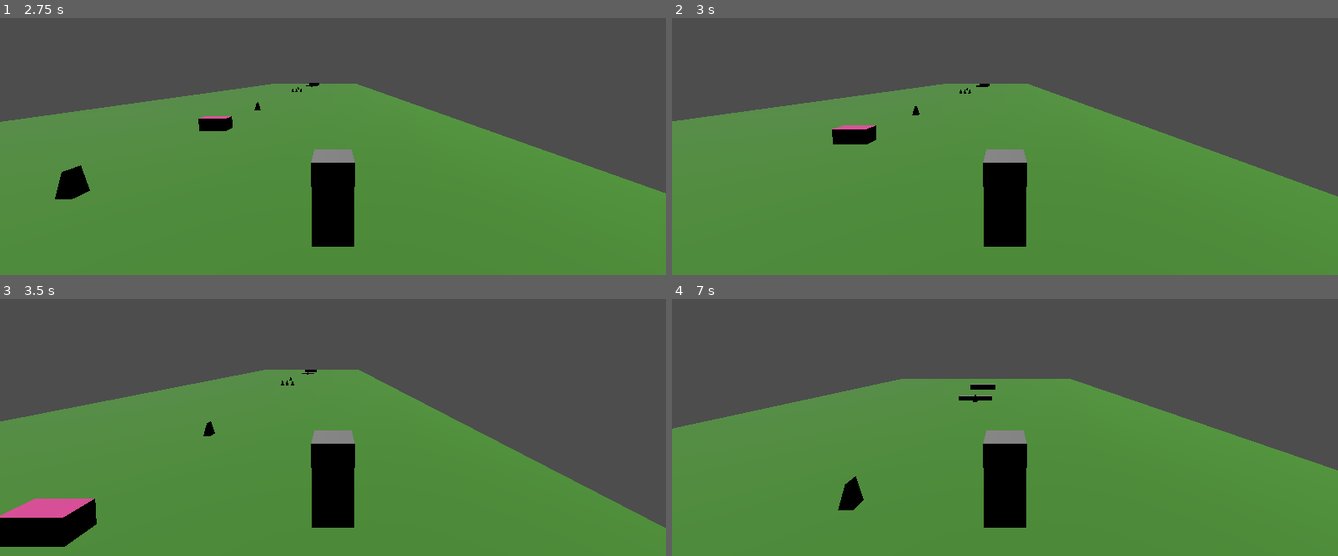
Above: before the commit, frames 1-4 (two rows, left to right).
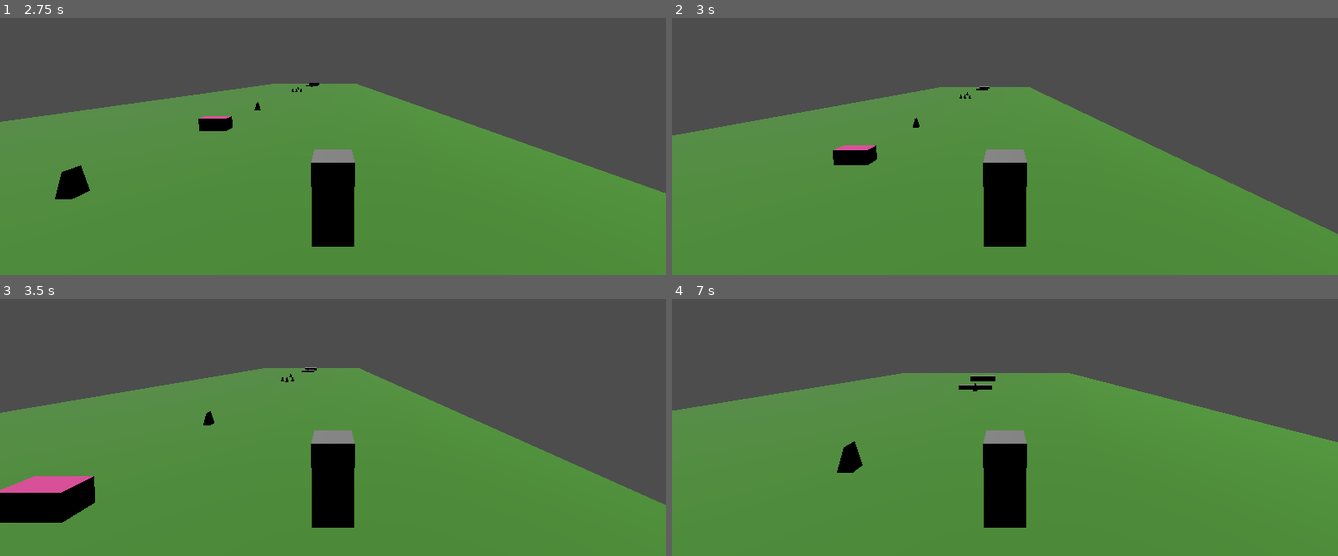
Above: after the commit, the same moments.

Repository: choooolo/Game-Dev
Game: Godot game, scene res://Week2_EndlessRunner/Scenes/EndlessRunner.tscn
Two runs of this game, one before a commit and one after it. Both use one fixed random seed, a clock stepped at 60 frames per second and the inputs below.
Inputs (mouse positions are in pixels of both pictures, inside the frame that each line leads up to):
- Up to frame 1 (2.75 s): tap Enter at 0.5, 0.8, 1.35 s; move the mouse to (479, 69) at 0.52 s; hold D (move_right) 0.53-1.28 s; hold Shift 0.53-1.28 s; click (479, 69) at 0.67 s; tap Space (ui_accept) at 0.77, 1.07, 1.52, 1.55, 1.82, 2.1 s; move the mouse to (199, 107) at 1.27 s; hold S (move_back) 1.28-2.03 s; click (199, 107) at 1.42 s; move the mouse to (outside the picture) at 2.02 s; hold D (move_right) from 2.03 s (still down); hold Shift from 2.03 s (still down); click (outside the picture) at 2.17 s
- Up to frame 2 (3 s): move the mouse to (971, 161) at 2.77 s; release D (move_right) at 2.78 s; release Shift at 2.78 s; hold W (move_forward) from 2.78 s (still down); tap Shift at 2.85 s; click (971, 161) at 2.92 s
- Up to frame 3 (3.5 s): keep holding W (move_forward); tap Space (ui_accept) at 3.02, 3.32 s; tap Enter at 3.05 s
- Up to frame 4 (7 s): move the mouse to (1204, 424) at 3.52 s; release W (move_forward) at 3.53 s; hold Enter 3.53-4.28 s; hold A (move_left) 3.53-5.03 s; click (1204, 424) at 3.67 s; tap Space (ui_accept) at 3.77, 3.8, 4.07, 4.52, 4.82, 6.02, 6.05, 6.32, 6.6, 6.77 s; tap Escape (ui_cancel) at 4.15 s; move the mouse to (805, 314) at 4.27 s; tap R at 4.35 s; click (805, 314) at 4.42 s; tap Shift at 4.55 s; move the mouse to (1038, 368) at 5.02 s; hold S (move_back) 5.03-5.78 s; hold Shift 5.03-5.78 s; click (1038, 368) at 5.17 s; tap Enter at 5.3, 5.85 s; move the mouse to (outside the picture) at 5.77 s; hold D (move_right) 5.78-6.53 s; click (outside the picture) at 5.92 s; move the mouse to (1151, 350) at 6.52 s; hold W (move_forward) from 6.53 s (still down); hold Shift from 6.53 s (still down); click (1151, 350) at 6.67 s

Frame 1 is identical in both runs. In frame 2, 6.2% of the frame differs, in the area x 0-100%, y 25-85%; in frame 3, 6.6%, in the area x 0-100%, y 26-97%; in frame 4, 5.6%.

Commit message:
Week3

Diff:
--- /dev/null
+++ b/game-dev/Week3_UI_Audio_AI/Scenes/Enemy.tscn
@@ -0,0 +1,34 @@
+[gd_scene format=3 uid="uid://cetwaqfyka3rc"]
+
+[ext_resource type="Script" uid="uid://dh5rvx4q6svsk" path="res://Week3_UI_Audio_AI/Scripts/Enemy.gd" id="1_vaeqf"]
+
+[sub_resource type="CapsuleMesh" id="CapsuleMesh_ygmva"]
+
+[sub_resource type="StandardMaterial3D" id="StandardMaterial3D_vaeqf"]
+albedo_color = Color(1, 0, 0, 1)
+
+[sub_resource type="CapsuleShape3D" id="CapsuleShape3D_06svo"]
+radius = 0.29882813
+height = 1.873996
+
+[sub_resource type="SphereShape3D" id="SphereShape3D_l7a0q"]
+radius = 5.0
+
+[node name="CharacterBody3D" type="CharacterBody3D" unique_id=545991430]
+script = ExtResource("1_vaeqf")
+
+[node name="MeshInstance3D" type="MeshInstance3D" parent="." unique_id=27574869]
+transform = Transform3D(0.5, 0, 0, 0, 1, 0, 0, 0, 0.5, 0, 0, 0)
+mesh = SubResource("CapsuleMesh_ygmva")
+surface_material_override/0 = SubResource("StandardMaterial3D_vaeqf")
+
+[node name="CollisionShape3D" type="CollisionShape3D" parent="." unique_id=100175470]
+transform = Transform3D(1, 0, 0, 0, 1, 0, 0, 0, 1, 0, 0.056288004, 0)
+shape = SubResource("CapsuleShape3D_06svo")
+
+[node name="DetectionArea" type="Area3D" parent="." unique_id=647056358]
+
+[node name="CollisionShape3D" type="CollisionShape3D" parent="DetectionArea" unique_id=1322135435]
+shape = SubResource("SphereShape3D_l7a0q")
+
+[node name="AudioPlayer" type="AudioStreamPlayer3D" parent="." unique_id=552657761]
--- /dev/null
+++ b/game-dev/Week3_UI_Audio_AI/Scenes/Week3_Main.tscn
@@ -0,0 +1,121 @@
+[gd_scene format=3 uid="uid://ko2wi3nnyg0b"]
+
+[ext_resource type="Script" uid="uid://dg6uac0ntbvqk" path="res://Week3_UI_Audio_AI/Scripts/Player.gd" id="1_swrn0"]
+[ext_resource type="Script" uid="uid://b5d082dvh2jcu" path="res://Week3_UI_Audio_AI/Scripts/UI.gd" id="2_1m3fx"]
+[ext_resource type="AudioStream" uid="uid://c2pvyquvf31at" path="res://Week3_UI_Audio_AI/Audio/music.mp3" id="3_o7bl5"]
+[ext_resource type="PackedScene" uid="uid://cetwaqfyka3rc" path="res://Week3_UI_Audio_AI/Scenes/Enemy.tscn" id="4_kbl88"]
+
+[sub_resource type="StandardMaterial3D" id="StandardMaterial3D_gh3cm"]
+albedo_color = Color(0.34100002, 0.62, 0.34565002, 0.8156863)
+
+[sub_resource type="BoxMesh" id="BoxMesh_swrn0"]
+material = SubResource("StandardMaterial3D_gh3cm")
+
+[sub_resource type="BoxShape3D" id="BoxShape3D_1m3fx"]
+
+[sub_resource type="CapsuleMesh" id="CapsuleMesh_8cq0i"]
+
+[sub_resource type="CapsuleShape3D" id="CapsuleShape3D_o7bl5"]
+
+[sub_resource type="Gradient" id="Gradient_swrn0"]
+
+[sub_resource type="GradientTexture2D" id="GradientTexture2D_1m3fx"]
+gradient = SubResource("Gradient_swrn0")
+
+[node name="Node3D" type="Node3D" unique_id=470418576]
+
+[node name="StaticBody3D" type="StaticBody3D" parent="." unique_id=1750068720]
+
+[node name="MeshInstance3D" type="MeshInstance3D" parent="StaticBody3D" unique_id=2024421367]
+transform = Transform3D(30, 0, 0, 0, 0.2, 0, 0, 0, 30, 0, 0, 0)
+mesh = SubResource("BoxMesh_swrn0")
+
+[node name="CollisionShape3D" type="CollisionShape3D" parent="StaticBody3D" unique_id=636324759]
+transform = Transform3D(30, 0, 0, 0, 0.2, 0, 0, 0, 30, 0, 0, 0)
+shape = SubResource("BoxShape3D_1m3fx")
+
+[node name="Player" type="CharacterBody3D" parent="." unique_id=1135287101]
+transform = Transform3D(1, 0, 0, 0, 1, 0, 0, 0, 1, 0, 0.5, 0)
+script = ExtResource("1_swrn0")
+
+[node name="MeshInstance3D" type="MeshInstance3D" parent="Player" unique_id=1400061740]
+transform = Transform3D(0.5, 0, 0, 0, 1, 0, 0, 0, 0.5, 0, 0.5, 0)
+mesh = SubResource("CapsuleMesh_8cq0i")
+
+[node name="CollisionShape3D" type="CollisionShape3D" parent="Player" unique_id=1776803779]
+transform = Transform3D(0.5, 0, 0, 0, 1, 0, 0, 0, 0.5, 0, 0.5, 0)
+shape = SubResource("CapsuleShape3D_o7bl5")
+
+[node name="Camera3D" type="Camera3D" parent="Player" unique_id=413767626]
+transform = Transform3D(1, 0, 0, 0, 0.9999863, 0.005235964, 0, -0.005235964, 0.9999863, 0, 2, 4)
+current = true
+
+[node name="AudioPlayer" type="AudioStreamPlayer3D" parent="Player" unique_id=2009945197]
+
+[node name="UI" type="CanvasLayer" parent="." unique_id=924978411]
+script = ExtResource("2_1m3fx")
+
+[node name="TextureProgressBar" type="TextureProgressBar" parent="UI" unique_id=1717836359]
+offset_left = 20.0
+offset_top = 20.0
+offset_right = 220.0
+offset_bottom = 50.0
+value = 100.0
+texture_progress = SubResource("GradientTexture2D_1m3fx")
+tint_under = Color(0.4180398, 8.8440254e-07, 1.92523e-07, 1)
+tint_progress = Color(1, 0, 0, 1)
+
+[node name="HealthLabel" type="Label" parent="UI/TextureProgressBar" unique_id=863065849]
+layout_mode = 0
+offset_left = 230.0
+offset_top = 20.0
+offset_right = 322.0
+offset_bottom = 43.0
+theme_override_font_sizes/font_size = 20
+text = "HP: 100/100"
+
+[node name="ScoreLabel" type="Label" parent="UI" unique_id=1835984063]
+offset_left = 20.0
+offset_top = 60.0
+offset_right = 81.0
+offset_bottom = 83.0
+text = "Score: 0"
+
+[node name="PauseMenu" type="Panel" parent="UI" unique_id=1267326439]
+offset_left = 400.0
+offset_top = 50.0
+offset_right = 440.0
+offset_bottom = 90.0
+
+[node name="IntroLabel" type="Label" parent="UI" unique_id=1831618301]
+offset_left = 300.0
+offset_top = 200.0
+offset_right = 630.0
+offset_bottom = 223.0
+text = "WELCOME TO WEEK 3! Press SPACE to start"
+horizontal_alignment = 1
+
+[node name="MusicPlayer" type="AudioStreamPlayer2D" parent="." unique_id=978912560]
+stream = ExtResource("3_o7bl5")
+autoplay = true
+bus = &"Music "
+area_mask = 1025
+
+[node name="CharacterBody3D" parent="." unique_id=545991430 instance=ExtResource("4_kbl88")]
+transform = Transform3D(1, 0, 0, 0, 1, 0, 0, 0, 1, 5, 1, 0)
+
+[node name="CharacterBody3D3" parent="." unique_id=1978066116 instance=ExtResource("4_kbl88")]
+transform = Transform3D(1, 0, 0, 0, 1, 0, 0, 0, 1, 5, 1, -5)
+
+[node name="CharacterBody3D4" parent="." unique_id=1604444533 instance=ExtResource("4_kbl88")]
+transform = Transform3D(1, 0, 0, 0, 1, 0, 0, 0, 1, -5, 1, -5)
+
+[node name="CharacterBody3D2" parent="." unique_id=1204152711 instance=ExtResource("4_kbl88")]
+transform = Transform3D(1, 0, 0, 0, 1, 0, 0, 0, 1, -5, 1, 5)
+
+[node name="DirectionalLight3D" type="DirectionalLight3D" parent="." unique_id=479023283]
+transform = Transform3D(0.70710677, -0.49999997, 0.49999997, 0, 0.70710677, 0.70710677, -0.70710677, -0.49999997, 0.49999997, 0, 0, 0)
+
+[node name="OmniLight3D" type="OmniLight3D" parent="." unique_id=1064801396]
+transform = Transform3D(1, 0, 0, 0, 1, 0, 0, 0, 1, 0, 5, 0)
+light_energy = 5.0
--- /dev/null
+++ b/game-dev/Week3_UI_Audio_AI/Scripts/Enemy.gd
@@ -0,0 +1,164 @@
+extends CharacterBody3D
+
+# Enemy states
+enum State { PATROL, CHASE, ATTACK }
+var current_state = State.PATROL
+
+# Movement
+var speed = 2.0
+var gravity = 10.0
+
+# Patrol points
+var patrol_points = []
+var current_patrol_index = 0
+var patrol_range = 5.0
+
+# Chase variables
+var player = null
+var chase_speed = 3.5
+
+# Attack variables
+var attack_damage = 15
+var attack_cooldown = 1.0
+var can_attack = true
+
+# Health
+var max_health = 50
+var current_health = 50
+
+@onready var detection_area = $DetectionArea
+@onready var audio_player = $AudioStreamPlayer3D
+
+# SOUND FILES - Preload enemy sounds
+var enemy_hit_sound = preload("res://Week3_UI_Audio_AI/Audio/hit.wav")  # Using same hit.wav
+var enemy_attack_sound = preload("res://Week3_UI_Audio_AI/Audio/hit.wav")
+var enemy_death_sound = preload("res://Week3_UI_Audio_AI/Audio/death.wav")  # Using same death.wav
+
+func _ready():
+	# Set up patrol points
+	patrol_points = [
+		global_position + Vector3(3, 0, 0),
+		global_position + Vector3(-3, 0, 0),
+		global_position + Vector3(0, 0, 3),
+		global_position + Vector3(0, 0, -3)
+	]
+
+	# Connect detection signals
+	detection_area.body_entered.connect(_on_player_detected)
+	detection_area.body_exited.connect(_on_player_lost)
+
+func _physics_process(delta):
+	# Gravity
+	if not is_on_floor():
+		velocity.y -= gravity * delta
+
+	match current_state:
+		State.PATROL:
+			patrol(delta)
+		State.CHASE:
+			chase(delta)
+		State.ATTACK:
+			attack_player(delta)
+
+	move_and_slide()
+
+func patrol(delta):
+	var target = patrol_points[current_patrol_index]
+	var direction = (target - global_position).normalized()
+	direction.y = 0
+
+	velocity.x = direction.x * speed
+	velocity.z = direction.z * speed
+
+	# Rotate to face movement
+	if direction.length() > 0:
+		look_at(global_position + direction, Vector3.UP)
+
+	# Check if reached patrol point
+	if global_position.distance_to(target) < 1.0:
+		current_patrol_index = (current_patrol_index + 1) % patrol_points.size()
+
+func chase(delta):
+	if not player:
+		current_state = State.PATROL
+		return
+
+	var direction = (player.global_position - global_position).normalized()
+	direction.y = 0
+
+	velocity.x = direction.x * chase_speed
+	velocity.z = direction.z * chase_speed
+
+	# Rotate to face player
+	look_at(player.global_position, Vector3.UP)
+
+	# Check if in attack range
+	if global_position.distance_to(player.global_position) < 2.0:
+		current_state = State.ATTACK
+
+func attack_player(delta):
+	if not player:
+		current_state = State.PATROL
+		return
+
+	# Stop moving
+	velocity.x = 0
+	velocity.z = 0
+
+	# Face player
+	look_at(player.global_position, Vector3.UP)
+
+	# Attack if cooldown is ready
+	if can_attack and global_position.distance_to(player.global_position) < 2.5:
+		perform_attack()
+
+func perform_attack():
+	can_attack = false
+	print("Enemy attacks!")
+	play_sound(enemy_attack_sound)
+
+	if player:
+		player.take_damage(attack_damage)
+
+	await get_tree().create_timer(attack_cooldown).timeout
+	can_attack = true
+
+func _on_player_detected(body):
+	if body.is_in_group("player") or body.name == "Player":
+		player = body
+		current_state = State.CHASE
+		print("Enemy detected player!")
+
+func _on_player_lost(body):
+	if body == player:
+		player = null
+		current_state = State.PATROL
+		print("Enemy lost player")
+
+func take_damage(amount):
+	current_health -= amount
+	print("Enemy took ", amount, " damage! Health: ", current_health)
+	play_sound(enemy_hit_sound)
+
+	if current_health <= 0:
+		die()
+
+func die():
+	print("Enemy defeated!")
+	play_sound(enemy_death_sound)
+
+	# Add score to player
+	var ui = get_node("/root/Week3_Main/UI")
+	if ui and ui.has_method("add_score"):
+		ui.add_score(100)
+
+	queue_free()
+
+# Updated play_sound function for enemy
+func play_sound(sound, volume_db = 0):
+	if audio_player and sound:
+		audio_player.stream = sound
+		audio_player.volume_db = volume_db
+		audio_player.play()
+	else:
+		print("Enemy sound not available")
--- /dev/null
+++ b/game-dev/Week3_UI_Audio_AI/Scripts/Player.gd
@@ -0,0 +1,135 @@
+extends CharacterBody3D
+
+# Movement variables
+var speed = 5.0
+var sprint_speed = 8.0
+var jump_velocity = 5.0
+var gravity = 10.0
+var current_speed = 5.0
+
+# Attack variables
+var can_attack = true
+var attack_cooldown = 0.5
+
+# Health variables
+var max_health = 100
+var current_health = 100
+
+# Footstep timing
+var footstep_timer = 0.0
+var footstep_interval = 0.4
+
+# UI references
+@onready var health_bar = get_node("/root/Week3_Main/UI/HealthBar")
+@onready var score_label = get_node("/root/Week3_Main/UI/ScoreLabel")
+@onready var audio_player = $AudioStreamPlayer3D
+
+# SOUND FILES - Preload all your sounds
+var footstep_sound = preload("res://Week3_UI_Audio_AI/Audio/footstep.wav")
+var jump_sound = preload("res://Week3_UI_Audio_AI/Audio/jump.wav")
+var slash_sound = preload("res://Week3_UI_Audio_AI/Audio/slash.ogg")
+var hit_sound = preload("res://Week3_UI_Audio_AI/Audio/hit.wav")
+var hurt_sound = preload("res://Week3_UI_Audio_AI/Audio/hurt.mp3")
+var death_sound = preload("res://Week3_UI_Audio_AI/Audio/death.wav")
+
+func _ready():
+	print("Player ready! Health: ", current_health)
+	update_health_bar()
+
+func _physics_process(delta):
+	# Gravity
+	if not is_on_floor():
+		velocity.y -= gravity * delta
+
+	# Sprint with Shift
+	current_speed = sprint_speed if Input.is_key_pressed(KEY_SHIFT) else speed
+
+	# Movement input
+	var input_dir = Vector3.ZERO
+	if Input.is_action_pressed("move_forward"): input_dir.z -= 1
+	if Input.is_action_pressed("move_back"): input_dir.z += 1
+	if Input.is_action_pressed("move_left"): input_dir.x -= 1
+	if Input.is_action_pressed("move_right"): input_dir.x += 1
+
+	input_dir = input_dir.normalized()
+	var direction = (transform.basis * input_dir).normalized()
+
+	# Check if moving for footsteps
+	var is_moving = direction.length() > 0 and is_on_floor()
+
+	if is_moving:
+		velocity.x = direction.x * current_speed
+		velocity.z = direction.z * current_speed
+
+		# Footstep sounds
+		footstep_timer += delta
+		if footstep_timer >= footstep_interval:
+			footstep_timer = 0.0
+			play_sound(footstep_sound, -5)  # Quieter footsteps
+	else:
+		velocity.x = move_toward(velocity.x, 0, current_speed)
+		velocity.z = move_toward(velocity.z, 0, current_speed)
+		footstep_timer = footstep_interval  # Reset timer when stopped
+
+	# Jump
+	if Input.is_action_just_pressed("ui_accept") and is_on_floor():
+		velocity.y = jump_velocity
+		play_sound(jump_sound)
+
+	move_and_slide()
+
+	# Attack with mouse click
+	if Input.is_mouse_button_pressed(MOUSE_BUTTON_LEFT) and can_attack:
+		attack()
+
+func attack():
+	can_attack = false
+	print("ATTACK!")
+	play_sound(slash_sound)
+
+	# Check for enemies in front
+	var space_state = get_world_3d().direct_space_state
+	var query = PhysicsRayQueryParameters3D.create(global_position, global_position - transform.basis.z * 3)
+	query.collision_mask = 2  # Enemy layer
+	var result = space_state.intersect_ray(query)
+
+	if result:
+		var enemy = result.collider
+		if enemy.has_method("take_damage"):
+			enemy.take_damage(25)
+			play_sound(hit_sound)
+
+	# Attack cooldown
+	await get_tree().create_timer(attack_cooldown).timeout
+	can_attack = true
+
+func take_damage(amount):
+	current_health -= amount
+	print("Player took ", amount, " damage! Health: ", current_health)
+	play_sound(hurt_sound)
+	update_health_bar()
+
+	if current_health <= 0:
+		die()
+
+func die():
+	print("PLAYER DIED!")
+	play_sound(death_sound)
+	# Reset game logic here
+	await get_tree().create_timer(2.0).timeout
+	current_health = max_health
+	position = Vector3(0, 1, 0)
+	update_health_bar()
+
+func update_health_bar():
+	if health_bar:
+		health_bar.value = current_health
+
+# Updated play_sound function that uses actual sound files
+func play_sound(sound, volume_db = 0):
+	if audio_player and sound:
+		audio_player.stream = sound
+		audio_player.volume_db = volume_db
+		audio_player.play()
+	else:
+		print("Sound not available: ", sound)
--- /dev/null
+++ b/game-dev/Week3_UI_Audio_AI/Scripts/UI.gd
@@ -0,0 +1,87 @@
+extends CanvasLayer
+
+@onready var health_bar = $HealthBar
+@onready var health_label = $HealthLabel
+@onready var score_label = $ScoreLabel
+@onready var pause_menu = $PauseMenu
+@onready var intro_label = $IntroLabel
+
+var score = 0
+var intro_showing = true
+
+func _ready():
+	# Original UI setup
+	update_health_display(100, 100)
+	update_score(0)
+
+	# Make sure pause menu starts hidden
+	if pause_menu:
+		pause_menu.visible = false
+
+	# Intro setup
+	intro_showing = true
+
+	if intro_label:
+		intro_label.visible = true
+		intro_label.text = "PRESS SPACE OR ENTER TO START"
+
+	# PAUSE the game to stop enemies
+	get_tree().paused = true
+
+	# But we need this UI to still process input
+	process_mode = PROCESS_MODE_ALWAYS
+
+func _process(delta):
+	# Always check for intro input when showing
+	if intro_showing:
+		check_intro_input()
+	else:
+		# Game is running normally
+		if Input.is_action_just_pressed("ui_cancel"):
+			toggle_pause()
+
+func _input(event):
+	# Extra input checking
+	if intro_showing:
+		check_intro_input()
+
+func check_intro_input():
+	# Check if any start key is pressed
+	if Input.is_action_just_pressed("ui_accept") or \
+	   Input.is_key_pressed(KEY_SPACE) or \
+	   Input.is_key_pressed(KEY_ENTER):
+		print("Start key detected!")
+		dismiss_intro()
+
+func dismiss_intro():
+	print("Dismissing intro - starting game")
+	intro_showing = false
+
+	if intro_label:
+		intro_label.visible = false
+
+	# UNPAUSE the game to let enemies move
+	get_tree().paused = false
+
+func update_health_display(current, max_hp):
+	if health_bar:
+		health_bar.value = current
+	if health_label:
+		health_label.text = "HP: " + str(current) + "/" + str(max_hp)
+
+func update_score(new_score):
+	score = new_score
+	if score_label:
+		score_label.text = "Score: " + str(score)
+
+func add_score(amount):
+	score += amount
+	update_score(score)
+
+func toggle_pause():
+	if pause_menu:
+		pause_menu.visible = !pause_menu.visible
+		get_tree().paused = pause_menu.visible
+
+func _on_resume_button_pressed():
+	toggle_pause()
--- /dev/null
+++ b/game-dev/default_bus_layout.tres
@@ -0,0 +1,21 @@
+[gd_resource type="AudioBusLayout" format=3 uid="uid://b17fcb03d2ndx"]
+
+[resource]
+bus/1/name = &"SFX "
+bus/1/solo = false
+bus/1/mute = false
+bus/1/bypass_fx = false
+bus/1/volume_db = 0.0
+bus/1/send = &"Master"
+bus/2/name = &"Music "
+bus/2/solo = false
+bus/2/mute = false
+bus/2/bypass_fx = false
+bus/2/volume_db = 0.0
+bus/2/send = &"Master"
+bus/3/name = &"Voice "
+bus/3/solo = false
+bus/3/mute = false
+bus/3/bypass_fx = false
+bus/3/volume_db = 0.0
+bus/3/send = &"Master"
--- a/game-dev/project.godot
+++ b/game-dev/project.godot
@@ -19,8 +19,25 @@
 config/features=PackedStringArray("4.6", "Forward Plus")
 config/icon="res://icon.svg"
 
+[audio]
+
+buses/default_bus_layout="uid://b17fcb03d2ndx"
+
 [input]
 
+ui_accept={
+"deadzone": 0.5,
+"events": [Object(InputEventKey,"resource_local_to_scene":false,"resource_name":"","device":-1,"window_id":0,"alt_pressed":false,"shift_pressed":false,"ctrl_pressed":false,"meta_pressed":false,"pressed":false,"keycode":0,"physical_keycode":32,"key_label":0,"unicode":32,"location":0,"echo":false,"script":null)
+, Object(InputEventKey,"resource_local_to_scene":false,"resource_name":"","device":-1,"window_id":0,"alt_pressed":false,"shift_pressed":false,"ctrl_pressed":false,"meta_pressed":false,"pressed":false,"keycode":0,"physical_keycode":4194309,"key_label":0,"unicode":0,"location":0,"echo":false,"script":null)
+, Object(InputEventKey,"resource_local_to_scene":false,"resource_name":"","device":-1,"window_id":0,"alt_pressed":false,"shift_pressed":false,"ctrl_pressed":false,"meta_pressed":false,"pressed":false,"keycode":0,"physical_keycode":87,"key_label":0,"unicode":119,"location":0,"echo":false,"script":null)
+]
+}
+ui_cancel={
+"deadzone": 0.5,
+"events": [Object(InputEventKey,"resource_local_to_scene":false,"resource_name":"","device":0,"window_id":0,"alt_pressed":false,"shift_pressed":false,"ctrl_pressed":false,"meta_pressed":false,"pressed":false,"keycode":4194305,"physical_keycode":0,"key_label":0,"unicode":0,"location":0,"echo":false,"script":null)
+, Object(InputEventKey,"resource_local_to_scene":false,"resource_name":"","device":-1,"window_id":0,"alt_pressed":false,"shift_pressed":false,"ctrl_pressed":false,"meta_pressed":false,"pressed":false,"keycode":0,"physical_keycode":4194305,"key_label":0,"unicode":0,"location":0,"echo":false,"script":null)
+]
+}
 move_forward={
 "deadzone": 0.2,
 "events": [Object(InputEventKey,"resource_local_to_scene":false,"resource_name":"","device":0,"window_id":0,"alt_presse …(189 unchanged characters)…
Not shown, added: game-dev/Week3_UI_Audio_AI/Audio/death.wav.import
Not shown, added: game-dev/Week3_UI_Audio_AI/Audio/enemy attack.mp3.import
Not shown, added: game-dev/Week3_UI_Audio_AI/Audio/footstep.wav.import
Not shown, added: game-dev/Week3_UI_Audio_AI/Audio/hit.wav.import
Not shown, added: game-dev/Week3_UI_Audio_AI/Audio/hurt.mp3.import
Not shown, added: game-dev/Week3_UI_Audio_AI/Audio/jump.wav.import
Not shown, added: game-dev/Week3_UI_Audio_AI/Audio/music.mp3.import
Not shown, added: game-dev/Week3_UI_Audio_AI/Audio/slash.ogg.import
Not shown, added: game-dev/Week3_UI_Audio_AI/Scripts/Enemy.gd.uid
Not shown, added: game-dev/Week3_UI_Audio_AI/Scripts/Player.gd.uid
Not shown, added: game-dev/Week3_UI_Audio_AI/Scripts/UI.gd.uid
Not shown, added: game-dev/Week3_UI_Audio_AI/Audio/death.wav
(and 7 more such lines)
